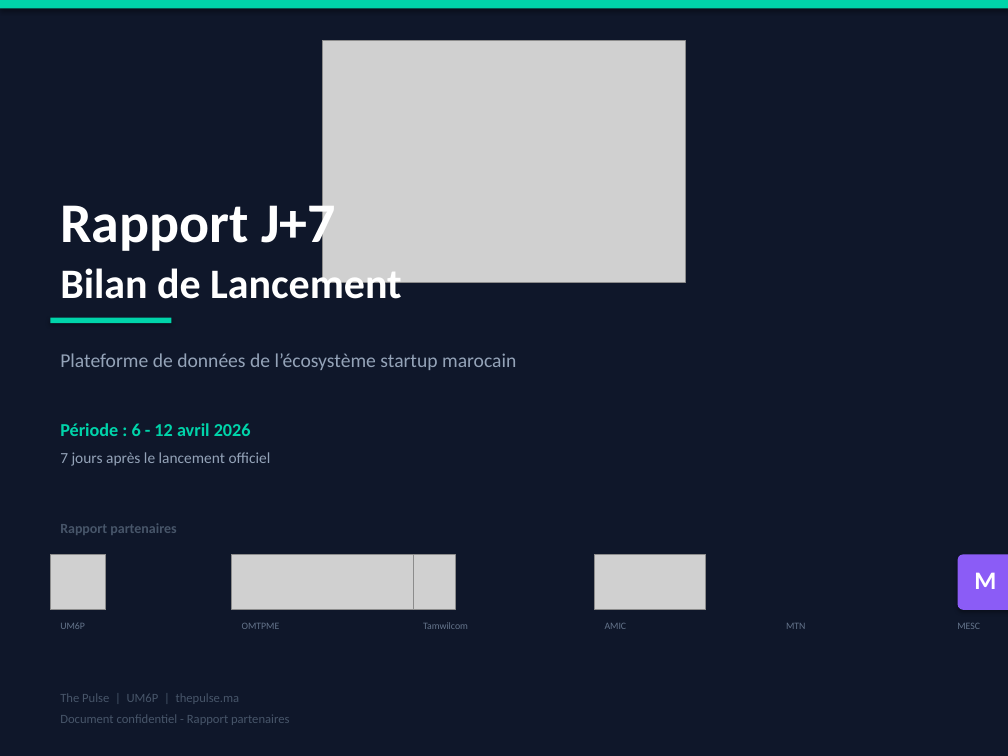
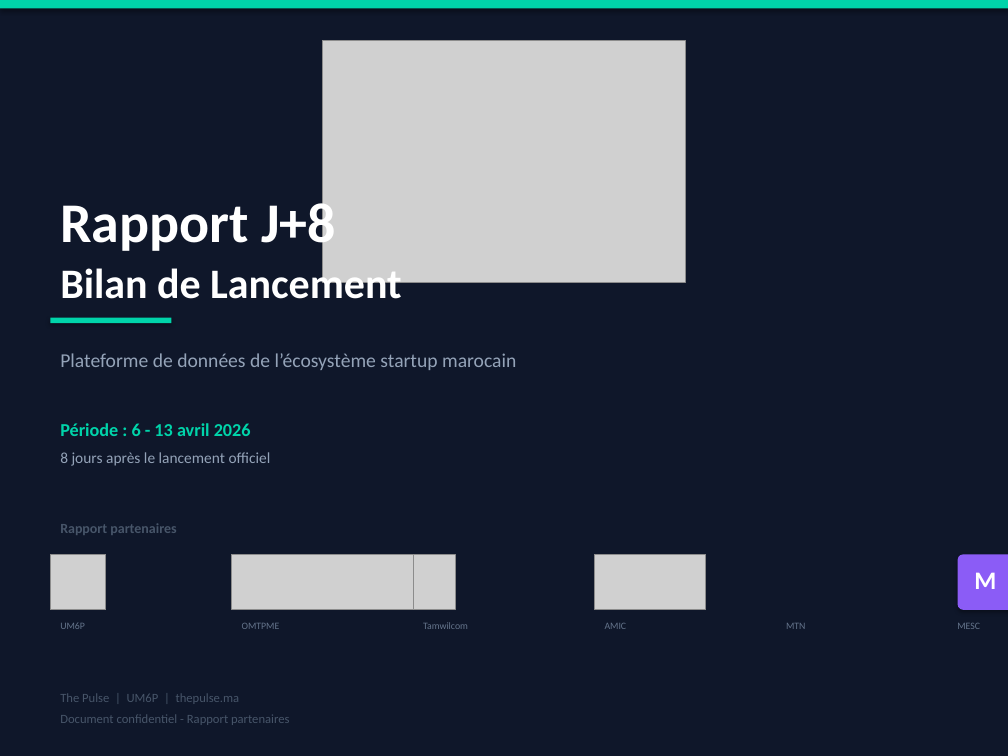
Before and after one commit to aamirta/the-pulse-platform-demo, a slide deck: slide 1 of Rapport_J7_ThePulse_Partenaires.pptx. Drawn at 1008x756 pixels with LibreOffice and Linux fonts; fonts in the diff are those of the drawing; grey boxes stand for pictures. Boxes give left, top, right and bottom in pixels: in the first picture for what was removed or moved away, otherwise in the second. Text is boxed around its words. In the diff, an @@ line names an element or a change of style, - is before the commit and + after.

```diff
--- a/Rapport_J7_ThePulse_Partenaires.pptx
+++ b/Rapport_J7_ThePulse_Partenaires.pptx
@@ text at [60,195,336,255]: text changed @@
-Rapport J+7
+Rapport J+8
@@ text at [60,423,251,436]: text changed @@
-Période : 6 - 12 avril 2026
+Période : 6 - 13 avril 2026
@@ text at [60,452,271,466]: text changed @@
-7 jours après le lancement officiel
+8 jours après le lancement officiel
```
Also in this commit, not shown: 7 other slides changed, 3 other files.
